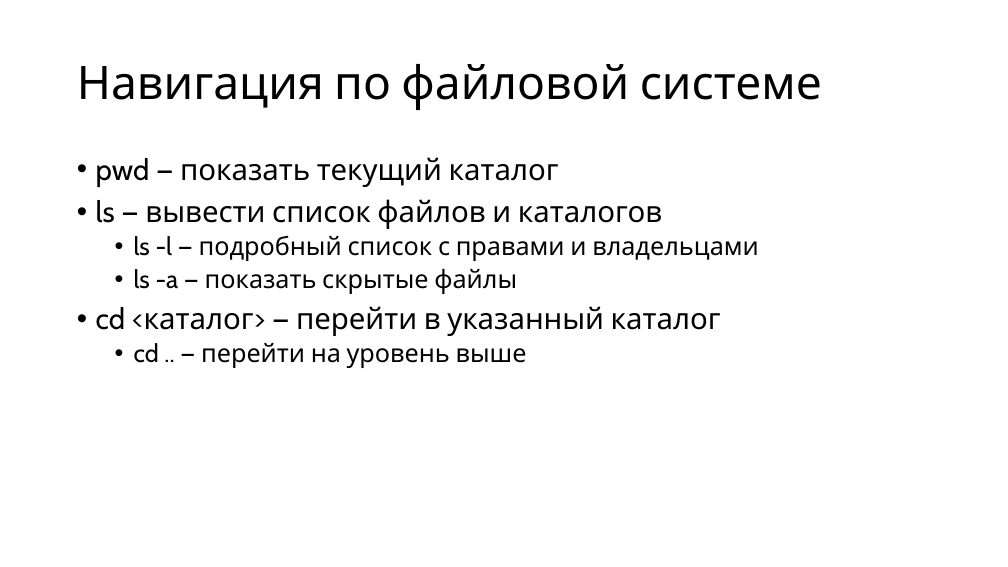
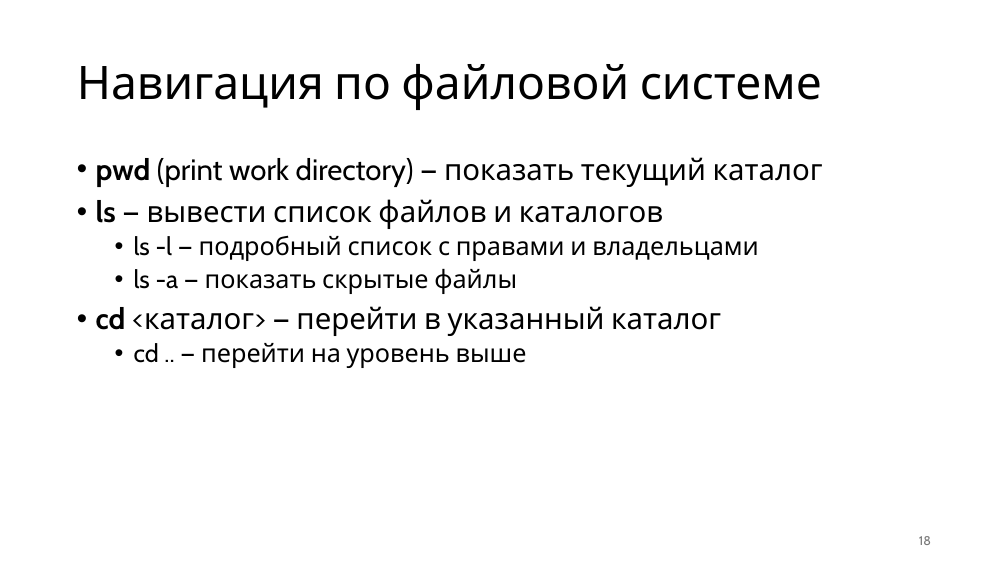
Before and after one commit to alexey-malov/os-course, a slide deck: slide 18 of lectures/02/Основные концепции ОС.pptx. Drawn at 1008x567 pixels with LibreOffice and Linux fonts; fonts in the diff are those of the drawing. Boxes give left, top, right and bottom in pixels: in the first picture for what was removed or moved away, otherwise in the second. Text is boxed around its words. In the diff, an @@ line names an element or a change of style, - is before the commit and + after.

```diff
--- a/lectures/02/Основные концепции ОС.pptx
+++ b/lectures/02/Основные концепции ОС.pptx
@@ text at box(96, 157, 823, 187): text changed @@
-• pwd — показать текущий каталог
+• pwd (print work directory) — показать текущий каталог
@@ text at box(96, 199, 721, 336): bold on in "ls", "cd" @@
@@ page number added at box(919, 536, 931, 545), 12 pt, text #797979 @@
+18
```
Also in this commit, not shown: 28 other slides changed, 11 slides added, 43 slides removed, 2 other files.
